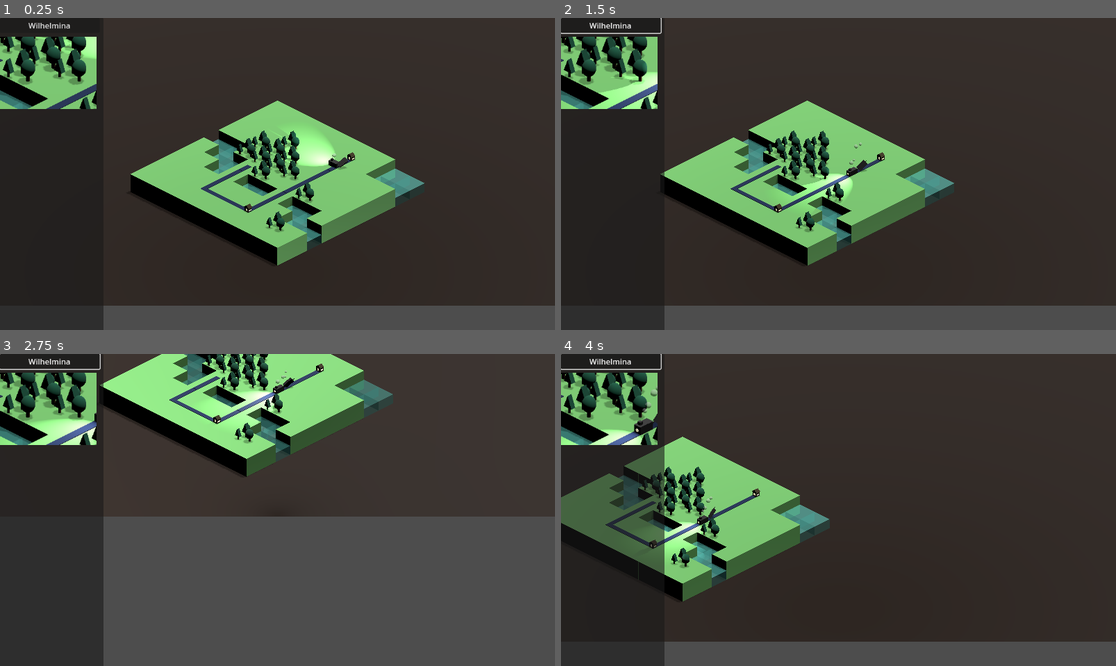
Above: before the commit, frames 1-4 (two rows, left to right).
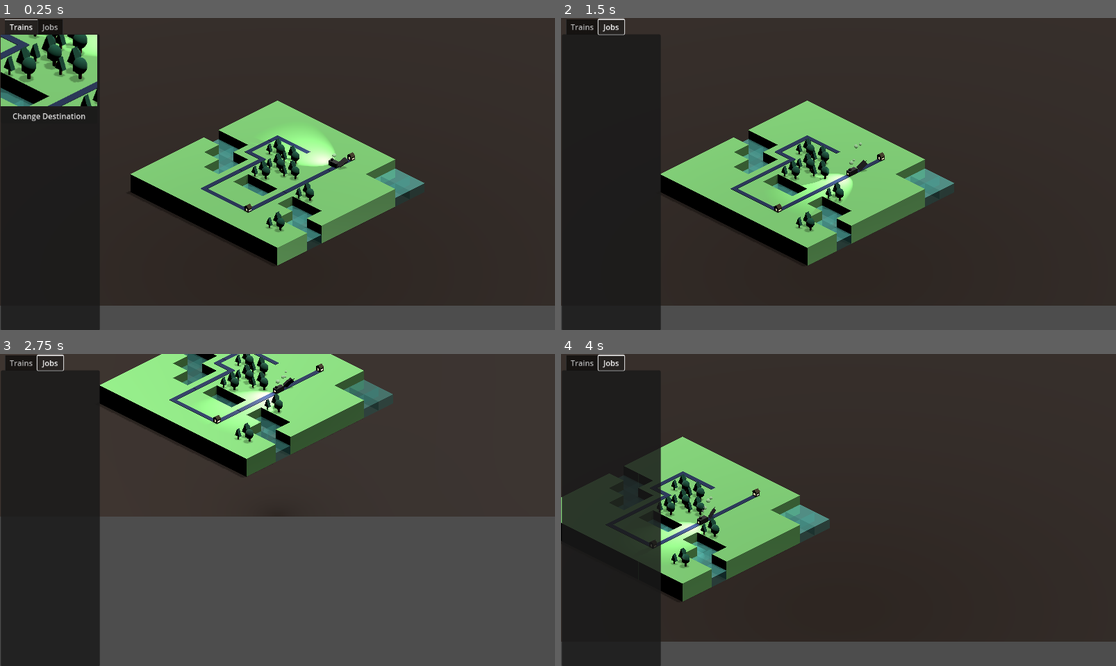
Above: after the commit, the same moments.

Repository: maryilewis/fantasy-railroad
Game: Godot game, scene res://World Map/World Map.tscn
Same seed, same stepped clock (60 frames per second), same inputs: the game is played once before the commit and once after it.
Inputs (mouse positions are in pixels of both pictures, inside the frame that each line leads up to):
- Up to frame 1 (0.25 s): no input
- Up to frame 2 (1.5 s): click (610, 24) at 0.5 s, where only the run before the commit has a clickable "Wilhelmina"; tap Enter at 1.25 s; move the mouse to (960, 158) at 1.27 s; hold D from 1.28 s (still down); click (960, 158) at 1.42 s
- Up to frame 3 (2.75 s): move the mouse to (166, 525) at 2.02 s; release D at 2.03 s; hold S from 2.03 s (still down); click (166, 525) at 2.17 s
- Up to frame 4 (4 s): move the mouse to (894, 441) at 2.77 s; release S at 2.78 s; hold D 2.78-3.53 s; click (894, 441) at 2.92 s; move the mouse to (810, 572) at 3.52 s; hold W from 3.53 s (still down); click (810, 572) at 3.67 s

The runs differ from the first frame. In frame 1, 3.1% of the frame differs, in the area x 0-56%, y 0-100%; in frame 2, 5.1%; in frame 3, 5.2%; in frame 4, 8.4%, in the area x 0-28%, y 0-100%.

Commit message:
change destination

Diff:
--- a/Autoloads/game_data.gd
+++ b/Autoloads/game_data.gd
@@ -5,9 +5,34 @@
 var train_camera: TrainCamera
 #endregion
 
+#region cursor states
+enum CursorState {FREE, SELECTING_TRAIN_DESTINATION}
+var cursor_state: CursorState = CursorState.FREE
+
+# escape and maybe right click should trigger this
+func free_cursor():
+	cursor_state = CursorState.FREE
+#endregion
+
+#region direct trains
+var target_train: Train
+
+func set_selecting_train_destination():
+	cursor_state = CursorState.SELECTING_TRAIN_DESTINATION
+
+func set_target_train(node):
+	target_train = node
+
+func set_train_destination(node):
+	if (cursor_state == CursorState.SELECTING_TRAIN_DESTINATION):
+		cursor_state = CursorState.FREE
+		target_train.set_destination(node.map_x, node.map_y)
+
+#endregion
+
+#region map
 signal map_updated
 
-#region map
 @onready var flat = preload("res://Square Scenes/flat/flat.tscn")
 @onready var forest = preload("res://Square Scenes/forest/forest.tscn")
 @onready var water = preload("res://Square Scenes/water.tscn")
@@ -25,9 +50,9 @@
 func init_map_data():
 	map_plan.append(['.', '.', '.', '.', 'w', '.', '.', '.', '.', '.'])
 	map_plan.append(['.', '.', '.', '.', 'w', 'w', '.', '.', '.', '.'])
-	map_plan.append(['.', '.', '.', 'f', 'f', 'w', 'w', '.', '.', '.'])
-	map_plan.append(['.', '.', 'f', 'f', 'f', 'r', 'r', 'r', 'r', '.'])
-	map_plan.append(['.', '.', '.', 'f', 'f', 'f', 'w', '.', 'r', '.'])
+	map_plan.append(['.', '.', 'r', 'r', 'r', 'w', 'w', '.', '.', '.'])
+	map_plan.append(['.', '.', 'r', 'f', 'r', 'r', 'r', 'r', 'r', '.'])
+	map_plan.append(['.', '.', 'r', 'f', 'f', 'f', 'w', '.', 'r', '.'])
 	map_plan.append(['.', '.', '.', '.', 'f', '.', 'w', '.', 'r', '.'])
 	map_plan.append(['.', 't', 'r', 'r', 'r', 'r', 'r', 'r', 't', '.'])
 	map_plan.append(['.', '.', '.', '.', '.', 'f', 'w', '.', '.', '.'])
--- /dev/null
+++ b/Menus/Details/details menu.gd
@@ -0,0 +1,18 @@
+class_name DetailsMenu extends Control
+
+var selecting_destination = false
+var target_train
+
+# Called when the node enters the scene tree for the first time.
+func _ready():
+	pass # Replace with function body.
+
+
+# Called every frame. 'delta' is the elapsed time since the previous frame.
+func _process(_delta):
+	pass
+
+func _on_destination_button_pressed():
+	GameData.set_selecting_train_destination()
+	# TODO THESE CAN BE DIFFERENT
+	GameData.set_target_train(GameData.train_camera.get_follow_ref())
--- /dev/null
+++ b/Menus/Details/details menu.tscn
@@ -0,0 +1,55 @@
+[gd_scene load_steps=4 format=3 uid="uid://dfwed8hr6ogs4"]
+
+[ext_resource type="Script" path="res://Menus/Details/details menu.gd" id="1_4pmgl"]
+[ext_resource type="Theme" uid="uid://da3vu24tysrq3" path="res://Menus/Themes/details_theme.tres" id="1_fkumv"]
+[ext_resource type="Script" path="res://World Map/train_camera.gd" id="2_8sijn"]
+
+[node name="Control" type="Control"]
+layout_mode = 3
+anchors_preset = 0
+offset_left = 2.0
+offset_top = -32.0
+offset_right = 42.0
+offset_bottom = 8.0
+script = ExtResource("1_4pmgl")
+
+[node name="TabContainer" type="TabContainer" parent="."]
+layout_mode = 0
+offset_top = 35.0
+offset_right = 205.0
+offset_bottom = 681.0
+
+[node name="Trains" type="Panel" parent="TabContainer"]
+layout_mode = 2
+theme = ExtResource("1_fkumv")
+
+[node name="VBoxContainer" type="VBoxContainer" parent="TabContainer/Trains"]
+layout_mode = 0
+offset_right = 40.0
+offset_bottom = 40.0
+
+[node name="SubViewportContainer" type="SubViewportContainer" parent="TabContainer/Trains/VBoxContainer"]
+clip_contents = true
+layout_mode = 2
+
+[node name="SubViewport" type="SubViewport" parent="TabContainer/Trains/VBoxContainer/SubViewportContainer"]
+handle_input_locally = false
+size = Vector2i(200, 150)
+render_target_update_mode = 4
+
+[node name="TrainCam" type="Camera3D" parent="TabContainer/Trains/VBoxContainer/SubViewportContainer/SubViewport"]
+transform = Transform3D(0.707107, -0.353553, 0.612373, 0, 0.866026, 0.499999, -0.707107, -0.353553, 0.612373, 10, 5, 10)
+projection = 1
+size = 2.0
+far = 200.0
+script = ExtResource("2_8sijn")
+
+[node name="Destination Button" type="Button" parent="TabContainer/Trains/VBoxContainer"]
+layout_mode = 2
+text = "Change Destination"
+
+[node name="Jobs" type="Panel" parent="TabContainer"]
+visible = false
+layout_mode = 2
+
+[connection signal="pressed" from="TabContainer/Trains/VBoxContainer/Destination Button" to="." method="_on_destination_button_pressed"]
--- a/Square Scenes/base.gd
+++ b/Square Scenes/base.gd
@@ -12,3 +12,12 @@
 
 func _on_unhover():
 	pass
+
+func _on_click():
+	print("click base")
+
+func _on_flat_input_event(_camera, event, _position, _normal, _shape_idx):
+		if event is InputEventMouseButton:
+			if (event.button_index == MOUSE_BUTTON_LEFT):
+				if (event.is_released()):
+					_on_click()
--- a/Square Scenes/base.tscn
+++ b/Square Scenes/base.tscn
@@ -19,5 +19,6 @@
 [node name="MeshInstance3D" type="MeshInstance3D" parent="Flat/CollisionShape3D"]
 mesh = SubResource("BoxMesh_cuw3c")
 
+[connection signal="input_event" from="Flat" to="." method="_on_flat_input_event"]
 [connection signal="mouse_entered" from="Flat" to="." method="_on_hover"]
 [connection signal="mouse_exited" from="Flat" to="." method="_on_unhover"]
--- a/Square Scenes/flat/flat.gd
+++ b/Square Scenes/flat/flat.gd
@@ -1,4 +1,5 @@
 class_name FlatNode extends SquareBaseNode
 
 func _on_hover():
-	print("hover flat")
+	#print("hover flat")
+	pass
--- a/Square Scenes/paths.tscn
+++ b/Square Scenes/paths.tscn
@@ -47,7 +47,7 @@
 [node name="RemoteTransform3D" type="RemoteTransform3D" parent="PathNS/PathFollow3D"]
 
 [node name="PathSN" type="Path3D" parent="."]
-transform = Transform3D(-1, 0, -8.74228e-08, 0, 1, 0, 8.74228e-08, 0, -1, 0, 0.5, 0)
+transform = Transform3D(1, 0, 0, 0, 1, 0, 0, 0, 1, 0, 0.5, 0)
 curve = SubResource("Curve3D_8o802")
 
 [node name="PathFollow3D" type="PathFollow3D" parent="PathSN"]
--- a/Square Scenes/road/road.gd
+++ b/Square Scenes/road/road.gd
@@ -1,4 +1,5 @@
 class_name RoadNode extends TraversibleNode
 
 func _on_hover():
-	print("road hover ", map_x,", ", map_y)
+	#print("road hover ", map_x,", ", map_y)
+	pass
--- a/Square Scenes/town/town_script.gd
+++ b/Square Scenes/town/town_script.gd
@@ -6,10 +6,15 @@
 func _ready():
 	super()
 
+func _on_click():
+	super()
+	print("town click")
 
 func _on_hover():
-	print("hover town ", map_x,", ", map_y)
+	#print("hover town ", map_x,", ", map_y)
+	pass
 
 
 func _on_unhover():
-	print("unhover town ", map_x,", ", map_y)
+	#print("unhover town ", map_x,", ", map_y)
+	pass
--- a/Square Scenes/traversible/traversible.gd
+++ b/Square Scenes/traversible/traversible.gd
@@ -92,3 +92,7 @@
 func add_path_child(key, node):
 	path_refs[key]["transform"].remote_path = node.get_path()
 	return path_refs[key]["follow"]
+
+func _on_click():
+	# if global is assigning destination, set it to self
+	GameData.set_train_destination(self)
--- a/Vehicles/train.gd
+++ b/Vehicles/train.gd
@@ -15,10 +15,13 @@
 
 var my_camera: MaryWorldCamera
 
+var train_name = _get_random_train_name()
+
 # Called when the node enters the scene tree for the first time.
 func _ready():
 	place_train(6,2)
 	set_destination(3, 8)
+
 
 func _create_test_train_path():
 	for i in range(10):
@@ -28,17 +31,11 @@
 				var road = GameData.map_nodes[i][j]
 				train_path.append(road)
 
+
 func set_destination(x, y):
 	train_path = [GameData.map_nodes[x][y]]
 	train_path = find_shortest_path(current_road, [x, y])
-	# get all roads in map_nodes
-	# creade a lookup of the distance value for all roads
-	# step = 1
-	# starting with destination, find all adjacent roads if they don't have a distance value
-	# # assign them a value of step
-	# # add them to a list of nodes to check next
 
-	#train_path.push_front()
 
 func find_shortest_path(start_node, destination):
 	var visited_nodes = []
@@ -102,7 +99,7 @@
 	if (train_path.size() > 1):
 		next_x = train_path[1].map_x
 		next_y = train_path[1].map_y
-	# TODO figure out direction logic by comparing map_x and y of previous, current, and next road
+	# figure out direction logic by comparing map_x and y of previous, current, and next road
 	if (prev_x):
 		if (prev_y < curr_y):
 			entry_point = "n"
@@ -112,7 +109,6 @@
 			entry_point = "w"
 		elif (prev_x > curr_x):
 			entry_point = "e"
-
 	if (next_x):
 		if (next_y < curr_y):
 			exit_point = "n"
@@ -122,14 +118,11 @@
 			exit_point = "w"
 		elif (next_x > curr_x):
 			exit_point = "e"
-
 	if (entry_point and not exit_point):
 		exit_point = _get_opposite(entry_point)
 	elif (exit_point and not entry_point):
 		entry_point = _get_opposite(exit_point)
-
 	current_road_path_key = entry_point + exit_point
-
 	train_progress = current_road.add_path_child(current_road_path_key, self)
 
 
@@ -158,3 +151,9 @@
 	if event is InputEventMouseButton and event.button_index == MOUSE_BUTTON_LEFT:
 		GameData.world_camera.set_follow_ref(self)
 		GameData.train_camera.set_follow_ref(self)
+
+func _get_random_train_name():
+		var names = ["Wilhelmina", "Emmaline", "Evangeline", "Elizabeth", "Abigail", "Adelaide", "Bridget", "Charlotte", "Delphine", "Frances", "Geraldine", "Henrietta", "Ingrid", "Jane", "Katherine", "Lisa", "Mary", "Nan", "Opal", "Phillipa", "Regina","Sarah", "Theodora", "Ursula", "Veronica", "Zelie"]
+		var rng = RandomNumberGenerator.new()
+		var my_random_number = rng.randi_range(0, names.size())
+		return names[my_random_number - 1]
--- a/World Map/World Map.tscn
+++ b/World Map/World Map.tscn
@@ -1,11 +1,10 @@
-[gd_scene load_steps=7 format=3 uid="uid://ds25bg34pn02h"]
+[gd_scene load_steps=6 format=3 uid="uid://ds25bg34pn02h"]
 
 [ext_resource type="Script" path="res://World Map/world_map.gd" id="1_5q762"]
 [ext_resource type="Script" path="res://World Map/world_camera.gd" id="2_mbkis"]
 [ext_resource type="PackedScene" uid="uid://d0oi384hcdjy7" path="res://Vehicles/train.tscn" id="3_rk0v2"]
 [ext_resource type="PackedScene" uid="uid://cdl5y03o54drt" path="res://World Map/underground.tscn" id="4_hp1to"]
-[ext_resource type="Theme" uid="uid://da3vu24tysrq3" path="res://Menus/Themes/details_theme.tres" id="5_4beok"]
-[ext_resource type="Script" path="res://World Map/train_camera.gd" id="6_wf2p0"]
+[ext_resource type="PackedScene" uid="uid://dfwed8hr6ogs4" path="res://Menus/Details/details menu.tscn" id="5_jigrt"]
 
 [node name="World Map" type="Node3D"]
 script = ExtResource("1_5q762")
@@ -27,51 +26,4 @@
 
 [node name="Train" parent="." instance=ExtResource("3_rk0v2")]
 
-[node name="Control" type="Control" parent="."]
-layout_mode = 3
-anchors_preset = 0
-offset_right = 40.0
-offset_bottom = 40.0
-
-[node name="Panel" type="Panel" parent="Control"]
-layout_mode = 0
-offset_right = 215.0
-offset_bottom = 657.0
-theme = ExtResource("5_4beok")
-
-[node name="VBoxContainer" type="VBoxContainer" parent="Control/Panel"]
-layout_mode = 0
-offset_right = 207.0
-offset_bottom = 646.0
-
-[node name="Button" type="Button" parent="Control/Panel/VBoxContainer"]
-layout_mode = 2
-text = "Wilhelmina"
-
-[node name="Panel" type="Panel" parent="Control/Panel/VBoxContainer"]
-layout_mode = 2
-
-[node name="RichTextLabel" type="RichTextLabel" parent="Control/Panel/VBoxContainer/Panel"]
-offset_top = 4.0
-offset_right = 392.0
-offset_bottom = 4.0
-text = "Details"
-
-[node name="SubViewportContainer" type="SubViewportContainer" parent="Control/Panel/VBoxContainer/Panel"]
-clip_contents = true
-layout_mode = 2
-offset_top = 4.0
-offset_right = 392.0
-offset_bottom = 154.0
-
-[node name="SubViewport" type="SubViewport" parent="Control/Panel/VBoxContainer/Panel/SubViewportContainer"]
-handle_input_locally = false
-size = Vector2i(200, 150)
-render_target_update_mode = 4
-
-[node name="TrainCam" type="Camera3D" parent="Control/Panel/VBoxContainer/Panel/SubViewportContainer/SubViewport"]
-transform = Transform3D(0.707107, -0.353553, 0.612373, 0, 0.866026, 0.499999, -0.707107, -0.353553, 0.612373, 10, 5, 10)
-projection = 1
-size = 2.0
-far = 200.0
-script = ExtResource("6_wf2p0")
+[node name="Control" parent="." instance=ExtResource("5_jigrt")]
--- a/World Map/train_camera.gd
+++ b/World Map/train_camera.gd
@@ -15,6 +15,9 @@
 	_follow_ref = ref
 	_following = true
 
+func get_follow_ref():
+	return _follow_ref
+
 func clear_follow_ref():
 	_follow_ref = null
 	_following = false
Not shown: 1 places in Menus/Details/Details.tscn that only renumber resources
